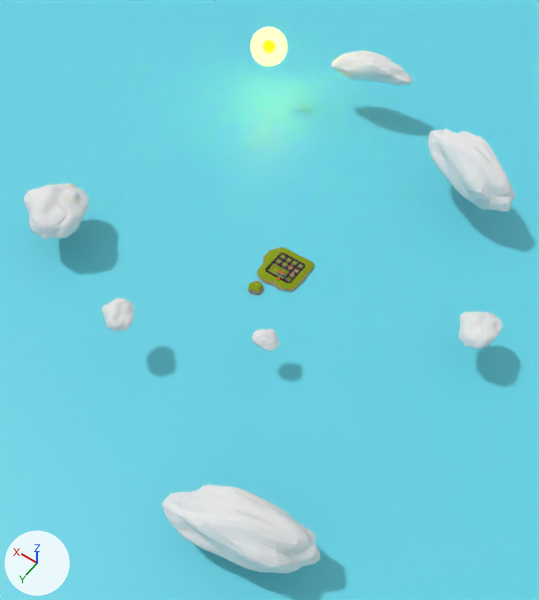
One commit to the glTF model public/3d/modelo-osoco.glb: the scene before it, then after it.
Camera for both pictures: a camera (50 mm lens) standing at (-378.0, 560.0, 791.0) and looking at (-20.0, 58.0, 4.0). Every picture has the same lights, and +X, +Y and +Z are marked at lower left. Where no turn or scale is listed for an object, it has been applied to the vertices.

The scene before the commit, as lines of its bpy script (objects in view):
```python
ob_grid = bpy.data.objects.new('Grid', me_grid)
ob_grid.location = (-3.0, -5.0, -1.0)
ob_nube_001 = bpy.data.objects.new('nube.001', me_cube_006)
ob_nube_001.location = (94.0, 223.0, 73.0)
ob_nube_001.rotation_euler = (0.418, 0.218, 2.934)  # degrees (24, 12, 168)
ob_nube_001.scale = (1.06, 1.06, 0.719)
ob_nube_002 = bpy.data.objects.new('nube.002', me_cube_006)
ob_nube_002.location = (-137.0, -240.0, 74.0)
ob_nube_002.rotation_euler = (0.33, -0.16, -2.074)  # degrees (19, -9.2, -119)
ob_nube_002.scale = (1.61, 4.63, 1.82)
ob_nube_003 = bpy.data.objects.new('nube.003', me_cube_006)
ob_nube_003.location = (86.0, -376.0, 79.0)
ob_nube_003.rotation_euler = (0.33, -0.16, 1.639)  # degrees (19, -9.2, 94)
ob_nube_003.scale = (1.29, 3.71, 1.45)
ob_nube_004 = bpy.data.objects.new('nube.004', me_cube_006)
ob_nube_004.location = (-267.0, -32.0, 53.0)
ob_nube_004.rotation_euler = (0.608, -0.104, 2.288)  # degrees (35, -6, 131)
ob_nube_004.scale = (1.41, 1.41, 0.956)
ob_nube_005 = bpy.data.objects.new('nube.005', me_cube_006)
ob_nube_005.location = (-191.0, 359.0, 49.0)
ob_nube_005.rotation_euler = (0.241, -0.143, -1.375)  # degrees (14, -8.2, -79)
ob_nube_005.scale = (1.61, 4.63, 1.82)
ob_nube_006 = bpy.data.objects.new('nube.006', me_cube_006)
ob_nube_006.location = (308.0, 127.0, 59.0)
ob_nube_006.rotation_euler = (0.416, 0.0908, 2.844)  # degrees (24, 5.2, 163)
ob_nube_006.scale = (2.37, 2.37, 1.61)
ob_nube_007 = bpy.data.objects.new('nube.007', me_cube_006)
ob_nube_007.location = (-76.0, 132.0, 48.0)
ob_nube_007.rotation_euler = (0.338, -0.0398, 0.937)  # degrees (19, -2.3, 54)
ob_nube_007.scale = (0.778, 0.778, 0.528)
# also in view: 'mar' at (-21.0, 42.0, -49.0); 'sol.001' at (235.0, -297.0, 99.0)
```
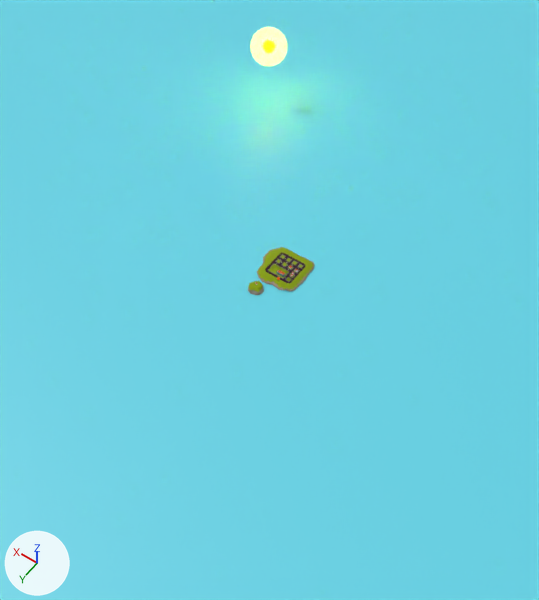
Commit message: Eliminadas nubes

Scene script edits in JSON lines:
```json
{"op": "remove", "block": "ob_nube_004", "code": ["ob_nube_004 = bpy.data.objects.new('nube.004', me_cube_006)", "ob_nube_004.location = (-267.0, -32.0, 53.0)", "ob_nube_004.rotation_euler = (0.608, -0.104, 2.288)  # degrees (35, -6, 131)", "ob_nube_004.scale = (1.41, 1.41, 0.956)"]}
{"op": "remove", "block": "ob_nube_005", "code": ["ob_nube_005 = bpy.data.objects.new('nube.005', me_cube_006)", "ob_nube_005.location = (-191.0, 359.0, 49.0)", "ob_nube_005.rotation_euler = (0.241, -0.143, -1.375)  # degrees (14, -8.2, -79)", "ob_nube_005.scale = (1.61, 4.63, 1.82)"]}
{"op": "remove", "block": "ob_nube_006", "code": ["ob_nube_006 = bpy.data.objects.new('nube.006', me_cube_006)", "ob_nube_006.location = (308.0, 127.0, 59.0)", "ob_nube_006.rotation_euler = (0.416, 0.0908, 2.844)  # degrees (24, 5.2, 163)", "ob_nube_006.scale = (2.37, 2.37, 1.61)"]}
{"op": "remove", "block": "ob_nube_007", "code": ["ob_nube_007 = bpy.data.objects.new('nube.007', me_cube_006)", "ob_nube_007.location = (-76.0, 132.0, 48.0)", "ob_nube_007.rotation_euler = (0.338, -0.0398, 0.937)  # degrees (19, -2.3, 54)", "ob_nube_007.scale = (0.778, 0.778, 0.528)"]}
{"op": "remove", "block": "ob_nube_001", "code": ["ob_nube_001 = bpy.data.objects.new('nube.001', me_cube_006)", "ob_nube_001.location = (94.0, 223.0, 73.0)", "ob_nube_001.rotation_euler = (0.418, 0.218, 2.934)  # degrees (24, 12, 168)", "ob_nube_001.scale = (1.06, 1.06, 0.719)"]}
{"op": "remove", "block": "ob_nube_002", "code": ["ob_nube_002 = bpy.data.objects.new('nube.002', me_cube_006)", "ob_nube_002.location = (-137.0, -240.0, 74.0)", "ob_nube_002.rotation_euler = (0.33, -0.16, -2.074)  # degrees (19, -9.2, -119)", "ob_nube_002.scale = (1.61, 4.63, 1.82)"]}
{"op": "remove", "block": "ob_nube_003", "code": ["ob_nube_003 = bpy.data.objects.new('nube.003', me_cube_006)", "ob_nube_003.location = (86.0, -376.0, 79.0)", "ob_nube_003.rotation_euler = (0.33, -0.16, 1.639)  # degrees (19, -9.2, 94)", "ob_nube_003.scale = (1.29, 3.71, 1.45)"]}
```

What differs and where, as boxes (x1, y1, x2, y2) in the pictures (539 x 600 px):
```json
{"object": "nube.005", "change": "deleted", "before": [162, 484, 320, 573]}
{"object": "nube.002", "change": "deleted", "before": [428, 128, 515, 211]}
{"object": "nube.006", "change": "deleted", "before": [24, 183, 89, 239]}
{"object": "nube.003", "change": "deleted", "before": [331, 50, 413, 85]}
{"object": "nube.004", "change": "deleted", "before": [459, 311, 503, 349]}
{"object": "nube.001", "change": "deleted", "before": [102, 298, 134, 332]}
{"object": "nube.007", "change": "deleted", "before": [252, 329, 280, 351]}
```
